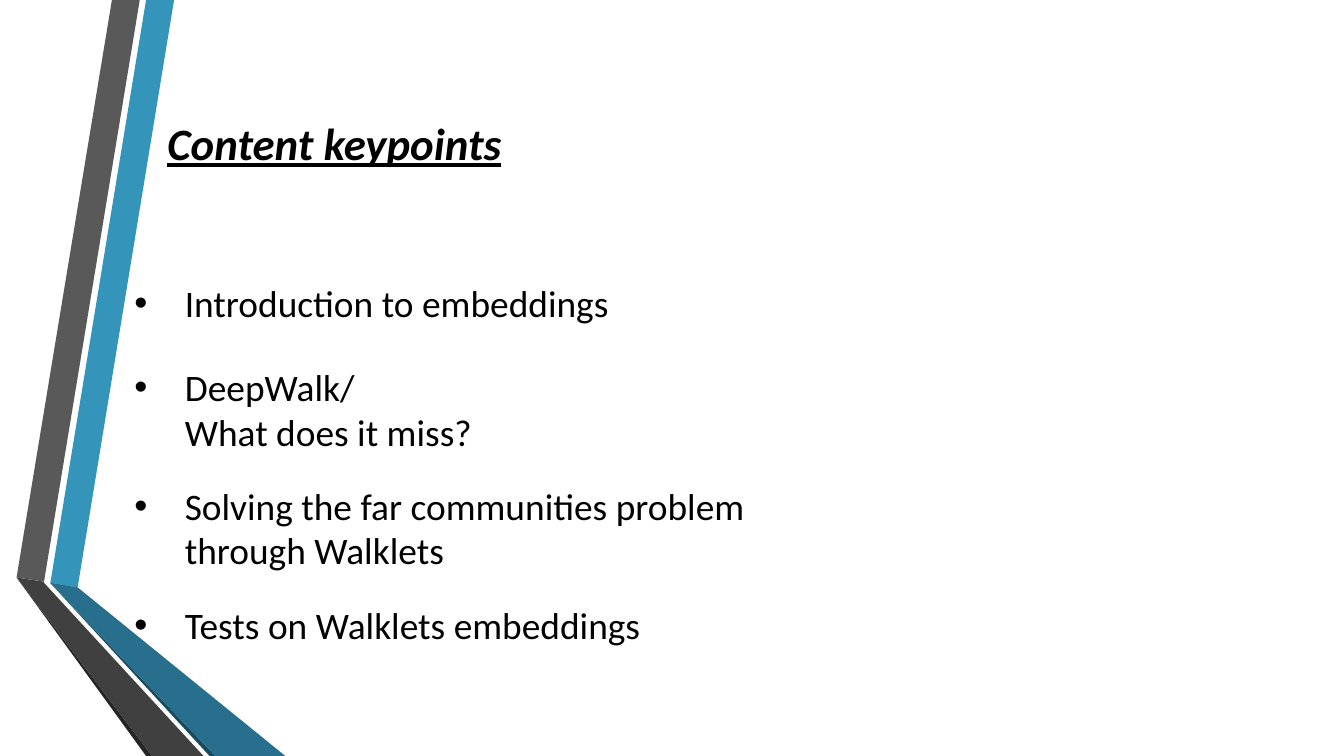
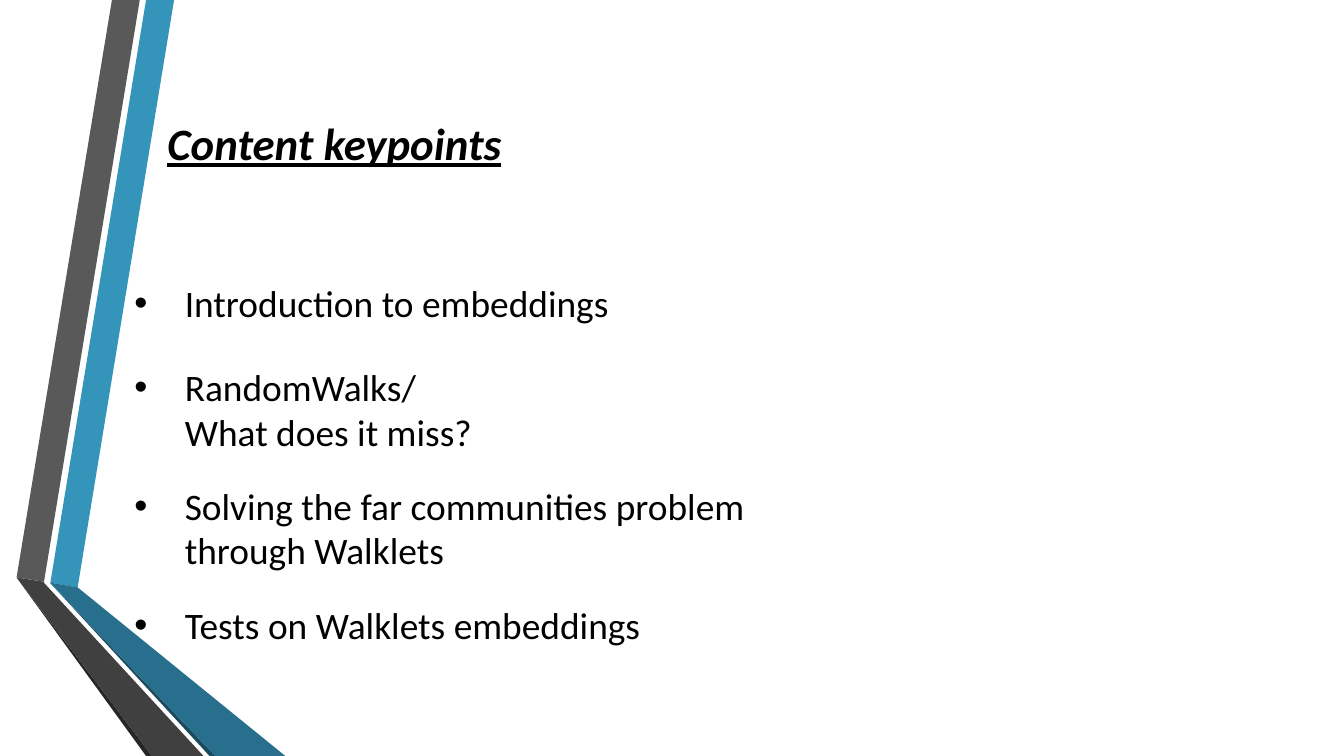
Before and after one commit to Edward326/WalkletsEmbeddings, a slide deck: slide 2 of walklets_embedding/docs/Walklets.pptx. Drawn at 1344x756 pixels with LibreOffice and Linux fonts; fonts in the diff are those of the drawing; background and template pictures are left out. Boxes give left, top, right and bottom in pixels: in the first picture for what was removed or moved away, otherwise in the second. Text is boxed around its words. In the diff, an @@ line names an element or a change of style, - is before the commit and + after.

Commit message:
DonePPTX

```diff
--- a/walklets_embedding/docs/Walklets.pptx
+++ b/walklets_embedding/docs/Walklets.pptx
@@ title at box(185, 375, 472, 447): text changed @@
-• DeepWalk/
-  What does it miss?
+• RandomWalks/
+  What does it miss?
```
Also in this commit, not shown: 2 other slides changed, 19 slides added.
